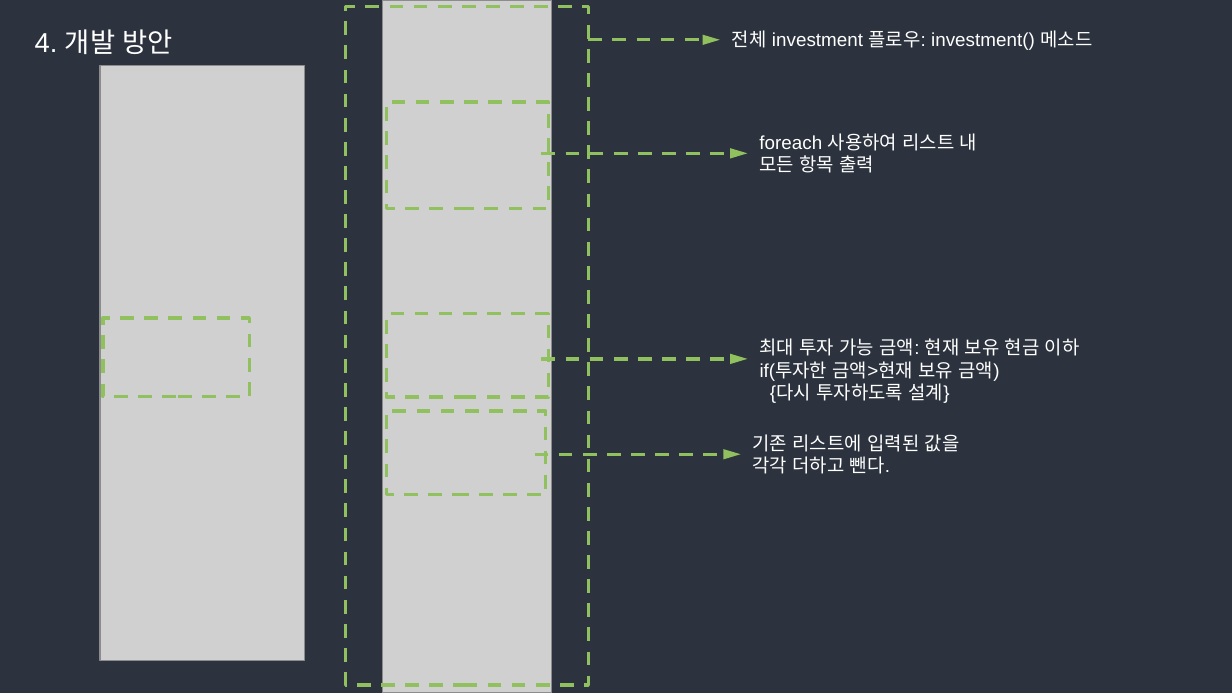
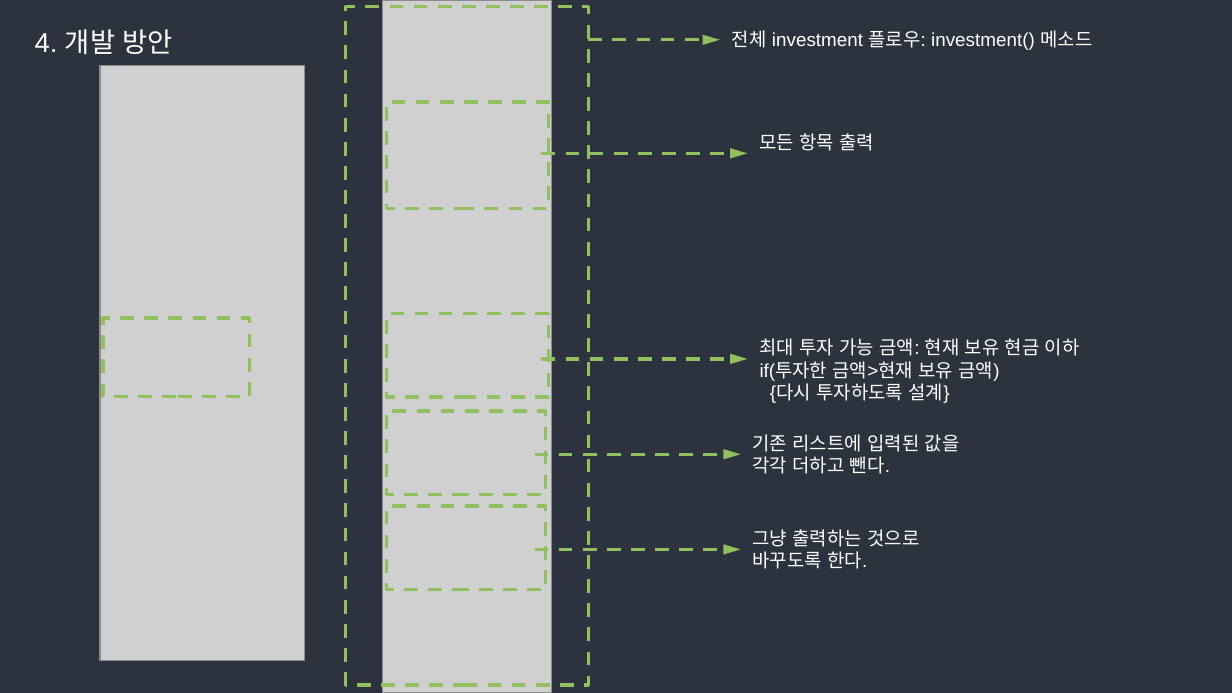
Before and after one commit to sudamilda/Rich_and_Bankrupt_Game_Test.ver, a slide deck: slide 13 of 부자와 파산.pptx. Drawn at 1232x693 pixels with LibreOffice and Linux fonts; fonts in the diff are those of the drawing; grey boxes stand for pictures. Boxes give left, top, right and bottom in pixels: in the first picture for what was removed or moved away, otherwise in the second. Text is boxed around its words. In the diff, an @@ line names an element or a change of style, - is before the commit and + after.

```diff
--- a/부자와 파산.pptx
+++ b/부자와 파산.pptx
@@ text at [759, 133, 874, 151]: text changed @@
-foreach 사용하여 리스트 내 모든 항목 출력
+모든 항목 출력
@@ rectangle added at [387, 506, 546, 590], outline #91C05E 2 pt dashed @@
@@ text added at [753, 529, 919, 569], 11 pt, text #FFFFFF @@
+그냥 출력하는 것으로
+바꾸도록 한다.
@@ arrow added from (535, 549) to (740, 549), #91C05E 2 pt dashed @@
```
Also in this commit, not shown: 12 other slides changed, 23 other files.
